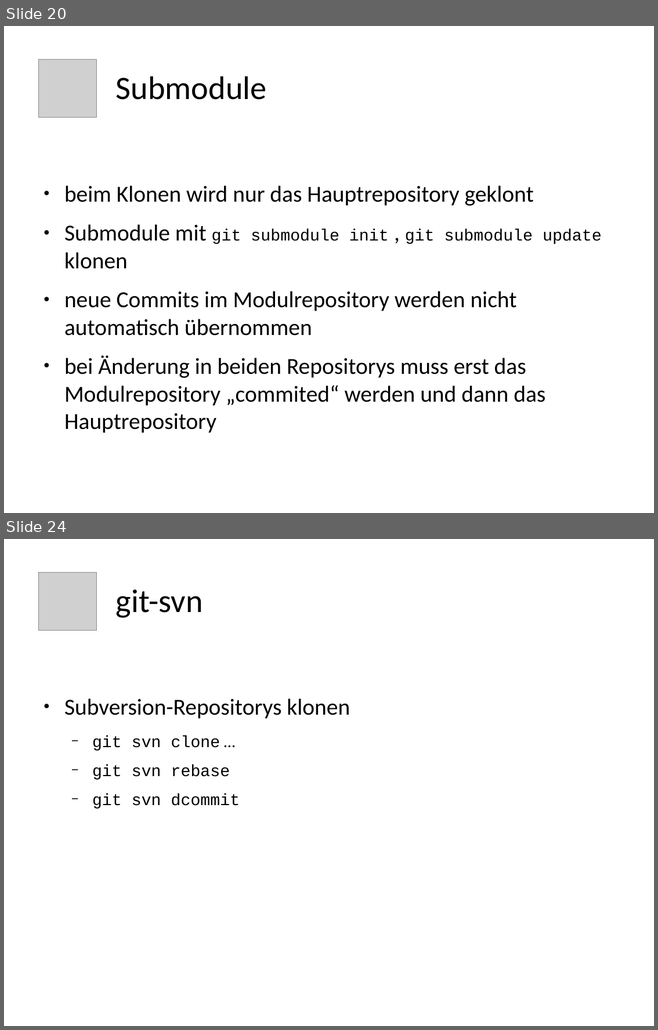
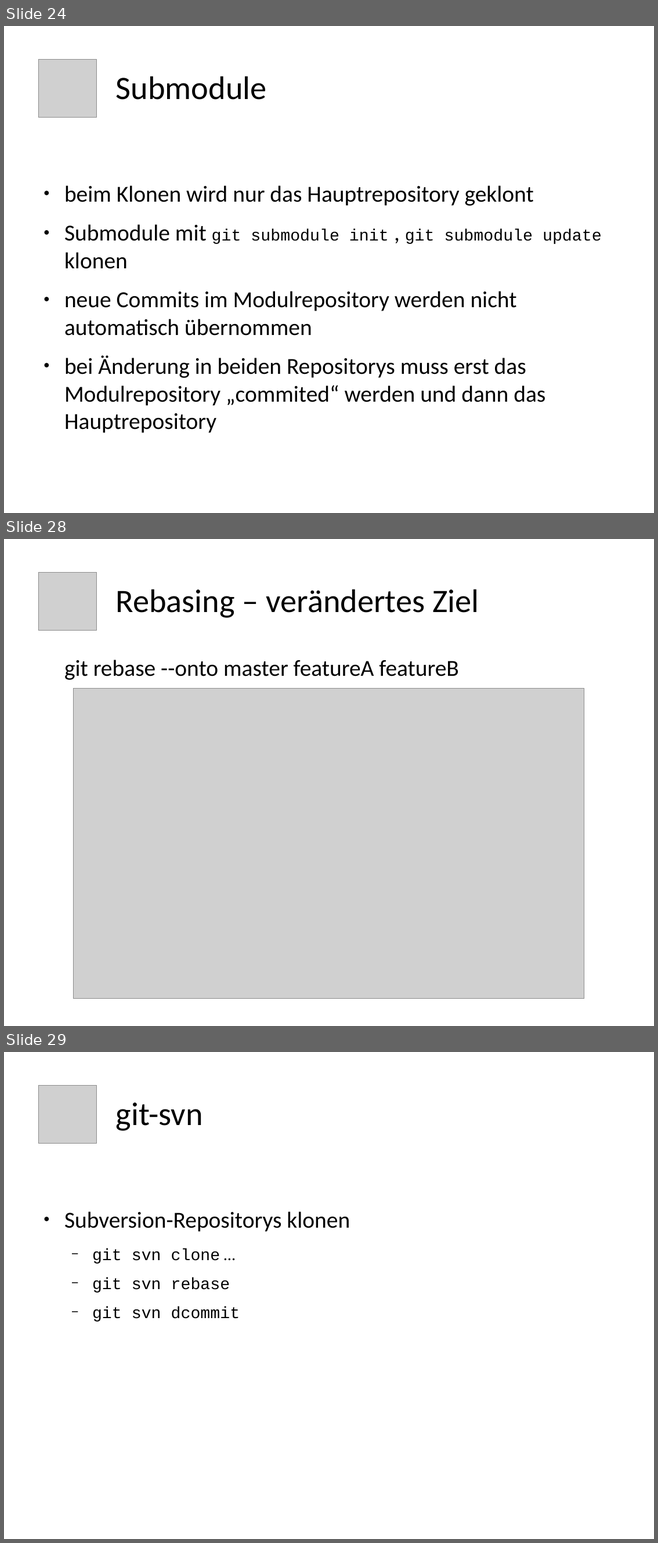
Before and after one commit to ukconet/testrepoB, a slide deck: git.odp. Shown one above the other, each under a label of ours: slides 20 and 24 before the commit, slides 24, 28 and 29 after it; the slides between them are not shown. The pictures are 658x1030 and 658x1543 pixels, drawn with LibreOffice and Linux fonts; fonts in the diff are those of the drawing; grey boxes stand for pictures. Boxes give left, top, right and bottom in pixels: in the first picture for what was removed or moved away, otherwise in the second. Text is boxed around its words. In the diff, an @@ line names an element or a change of style, - is before the commit and + after.

```diff
--- a/git.odp
+++ b/git.odp
@@ slide 28 added at box(4, 539, 654, 1026), background #FFFFFF @@
@@ picture added at box(39, 572, 97, 630) @@
@@ title added at box(116, 589, 478, 618), 40 pt, text #000000 @@
+Rebasing – verändertes Ziel
@@ text added at box(64, 660, 458, 680), 28 pt, text #000000 @@
+git rebase --onto master featureA featureB
@@ picture added at box(74, 689, 584, 1000) @@
@@ what was slide 20 is now slide 24 @@
@@ what was slide 24 is now slide 29 @@
```
Also in this commit, not shown: 7 slides changed, 7 other slides added, 3 slides removed, 59 other files.
